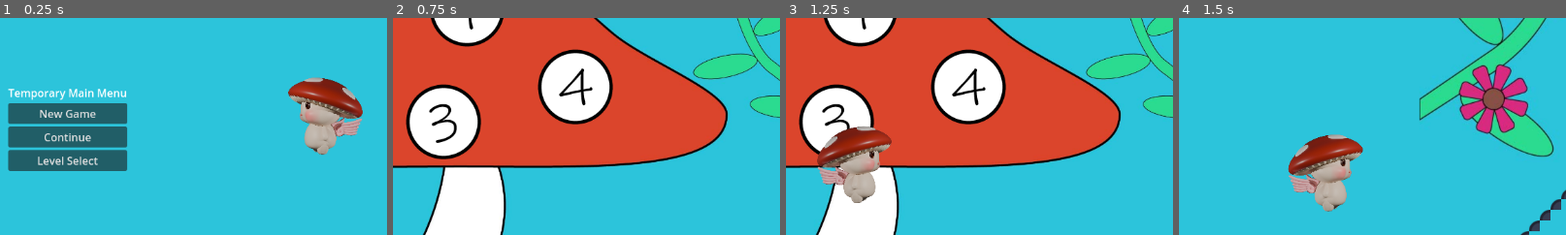
Above: before the commit, frames 1-4 (left to right).
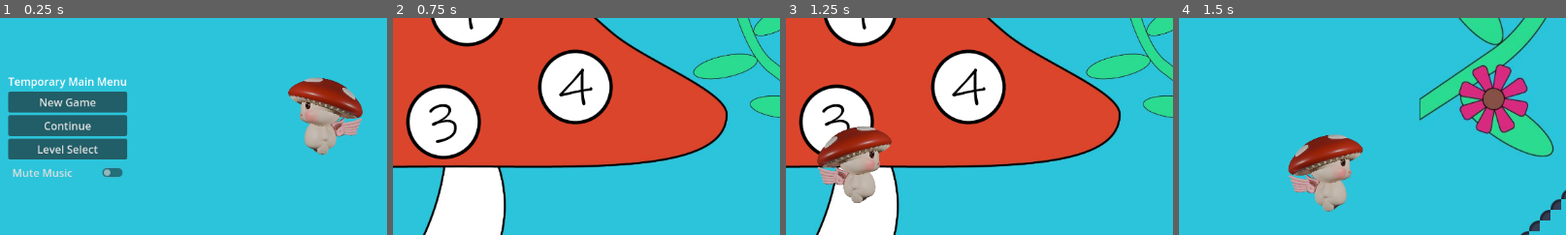
Above: after the commit, the same moments.

Repository: dustngroh/CapstoneProject
Game: Godot game, scene res://scenes/main/MainMenu.tscn
The game is run twice, just before and just after one commit, with the same random seed, the same clock (stepped at 60 frames per second) and the same inputs. The engine's default icon, where the game draws it, is replaced by a stand-in: a white triangle on a blue panel in a dark square.
Inputs (mouse positions are % of the whole screen's width and height, from its top left):
- Up to frame 1 (0.25 s): no input
- Up to frame 2 (0.75 s): click "Level Select" at 0.5 s
- Up to frame 3 (1.25 s): no input
- Up to frame 4 (1.5 s): click (35, 39) at 1.25 s
The pictures show only the part of the screen within x 41-91%, y 25-75%; the shares and areas given below are measured in that part.

The runs differ from the first frame. In frame 1, 7.2% of the frame differs, in the area x 2-33%, y 27-74%; in frame 2, nothing differs; in frame 3, nothing differs; in frame 4, nothing differs.

Commit message:
Add mute button. Moved entities into scenes folder.

Diff:
--- a/run-game/scenes/common/level_select/level_select.tscn
+++ b/run-game/scenes/common/level_select/level_select.tscn
@@ -8,7 +8,7 @@
 [ext_resource type="Texture2D" uid="uid://d1f7rnc5pjacl" path="res://assets/level_select/buttons/level3.png" id="5_jh2q4"]
 [ext_resource type="Texture2D" uid="uid://dk032qsjsxj5t" path="res://assets/level_select/buttons/level2_hover.png" id="6_1unou"]
 [ext_resource type="Texture2D" uid="uid://ckovbay8nj5dg" path="res://assets/level_select/buttons/level4.png" id="6_tyy1x"]
-[ext_resource type="PackedScene" uid="uid://bh68ke5pd617u" path="res://entities/characters/player/character_body_2d.tscn" id="9_gebnq"]
+[ext_resource type="PackedScene" uid="uid://bh68ke5pd617u" path="res://scenes/entities/characters/player/character_body_2d.tscn" id="9_gebnq"]
 
 [sub_resource type="SegmentShape2D" id="SegmentShape2D_b1pmp"]
 a = Vector2(-2000, 0)
--- a/run-game/entities/characters/player/character_body_2d.tscn
+++ b/run-game/scenes/entities/characters/player/character_body_2d.tscn
@@ -1,6 +1,6 @@
 [gd_scene load_steps=5 format=3 uid="uid://bh68ke5pd617u"]
 
-[ext_resource type="Script" path="res://entities/characters/player/character_body_2d.gd" id="1_ll5kr"]
+[ext_resource type="Script" path="res://scenes/entities/characters/player/character_body_2d.gd" id="1_ll5kr"]
 [ext_resource type="Texture2D" uid="uid://drjo7l3oubjxa" path="res://assets/character/mushroom_character_side.png" id="2_yeftb"]
 [ext_resource type="Texture2D" uid="uid://g5nrjet5pv20" path="res://assets/character/mushroom_character_down_terribleversion.png" id="3_fik6o"]
 
--- a/run-game/scenes/levels/BaseLevel.tscn
+++ b/run-game/scenes/levels/BaseLevel.tscn
@@ -1,7 +1,7 @@
 [gd_scene load_steps=6 format=3 uid="uid://ds5twxhi7yq7j"]
 
 [ext_resource type="Script" path="res://scenes/levels/base_level.gd" id="1_3y0r6"]
-[ext_resource type="PackedScene" uid="uid://bh68ke5pd617u" path="res://entities/characters/player/character_body_2d.tscn" id="2_qdxsp"]
+[ext_resource type="PackedScene" uid="uid://bh68ke5pd617u" path="res://scenes/entities/characters/player/character_body_2d.tscn" id="2_qdxsp"]
 [ext_resource type="PackedScene" uid="uid://c7dcnp2hndaih" path="res://scenes/common/win_zone.tscn" id="2_yau4l"]
 [ext_resource type="PackedScene" uid="uid://dhikxsmxr43ju" path="res://scenes/common/ResultsScreen.tscn" id="3_abmcm"]
 
--- a/run-game/scenes/levels/main_levels/level_4.tscn
+++ b/run-game/scenes/levels/main_levels/level_4.tscn
@@ -3,7 +3,7 @@
 [ext_resource type="PackedScene" uid="uid://ds5twxhi7yq7j" path="res://scenes/levels/BaseLevel.tscn" id="1_islso"]
 [ext_resource type="Texture2D" uid="uid://cgxc1wnbj8dl7" path="res://assets/level_select/level map.jpg" id="2_4i1cn"]
 [ext_resource type="TileSet" uid="uid://cpgcav0o3xltg" path="res://scenes/levels/test_levels/test_tile_set.tres" id="2_me2ul"]
-[ext_resource type="PackedScene" uid="uid://b83jnvp62cq81" path="res://entities/obstacles/dummy_ball.tscn" id="3_egd4i"]
+[ext_resource type="PackedScene" uid="uid://b83jnvp62cq81" path="res://scenes/entities/obstacles/dummy_ball.tscn" id="3_egd4i"]
 
 [node name="Level4" instance=ExtResource("1_islso")]
 
--- a/run-game/scenes/levels/test_levels/test_level.tscn
+++ b/run-game/scenes/levels/test_levels/test_level.tscn
@@ -1,7 +1,7 @@
 [gd_scene load_steps=5 format=4 uid="uid://4hfnftw7cqmp"]
 
 [ext_resource type="Texture2D" uid="uid://c1080on1m3e5n" path="res://assets/icon.svg" id="1_acb5b"]
-[ext_resource type="PackedScene" uid="uid://bh68ke5pd617u" path="res://entities/characters/player/character_body_2d.tscn" id="2_xt04c"]
+[ext_resource type="PackedScene" uid="uid://bh68ke5pd617u" path="res://scenes/entities/characters/player/character_body_2d.tscn" id="2_xt04c"]
 
 [sub_resource type="TileSetAtlasSource" id="TileSetAtlasSource_77d05"]
 texture = ExtResource("1_acb5b")
--- a/run-game/scenes/levels/test_levels/tile_map_layer.tscn
+++ b/run-game/scenes/levels/test_levels/tile_map_layer.tscn
@@ -2,9 +2,9 @@
 
 [ext_resource type="TileSet" uid="uid://cpgcav0o3xltg" path="res://scenes/levels/test_levels/test_tile_set.tres" id="1_8gpsi"]
 [ext_resource type="Script" path="res://scenes/levels/test_levels/tile_map_layer.gd" id="2_hvhc2"]
-[ext_resource type="PackedScene" uid="uid://bh68ke5pd617u" path="res://entities/characters/player/character_body_2d.tscn" id="2_r2vip"]
+[ext_resource type="PackedScene" uid="uid://bh68ke5pd617u" path="res://scenes/entities/characters/player/character_body_2d.tscn" id="2_r2vip"]
 [ext_resource type="PackedScene" uid="uid://dhikxsmxr43ju" path="res://scenes/common/ResultsScreen.tscn" id="3_p1uea"]
-[ext_resource type="PackedScene" uid="uid://b83jnvp62cq81" path="res://entities/obstacles/dummy_ball.tscn" id="3_qdgnk"]
+[ext_resource type="PackedScene" uid="uid://b83jnvp62cq81" path="res://scenes/entities/obstacles/dummy_ball.tscn" id="3_qdgnk"]
 [ext_resource type="Script" path="res://scenes/levels/test_levels/label.gd" id="4_xayh8"]
 [ext_resource type="PackedScene" uid="uid://c7dcnp2hndaih" path="res://scenes/common/win_zone.tscn" id="5_lxsac"]
 [ext_resource type="Texture2D" uid="uid://c8j24cl2brs3l" path="res://assets/2d_lights_and_shadows_neutral_point_light.webp" id="6_4g2ta"]
--- a/run-game/scenes/main/MainMenu.tscn
+++ b/run-game/scenes/main/MainMenu.tscn
@@ -1,7 +1,7 @@
 [gd_scene load_steps=3 format=3 uid="uid://dlxl0dsaj7hws"]
 
 [ext_resource type="Script" path="res://scenes/main/main_menu.gd" id="1_otjms"]
-[ext_resource type="PackedScene" uid="uid://bh68ke5pd617u" path="res://entities/characters/player/character_body_2d.tscn" id="2_01mn5"]
+[ext_resource type="PackedScene" uid="uid://bh68ke5pd617u" path="res://scenes/entities/characters/player/character_body_2d.tscn" id="2_01mn5"]
 
 [node name="MainMenu" type="Control"]
 layout_mode = 3
@@ -52,6 +52,10 @@
 layout_mode = 2
 text = "Level Select"
 
+[node name="MuteButton" type="CheckButton" parent="VBoxContainer"]
+layout_mode = 2
+text = "Mute Music"
+
 [node name="Character1Holder" type="Control" parent="."]
 layout_mode = 1
 anchors_preset = 4
@@ -84,3 +88,4 @@
 [connection signal="pressed" from="VBoxContainer/NewGameButton" to="." method="_on_new_game_button_pressed"]
 [connection signal="pressed" from="VBoxContainer/ContinueButton" to="." method="_on_continue_button_pressed"]
 [connection signal="pressed" from="VBoxContainer/LevelSelectButton" to="." method="_on_level_select_button_pressed"]
+[connection signal="toggled" from="VBoxContainer/MuteButton" to="." method="_on_mute_button_toggled"]
--- a/run-game/scenes/main/main_menu.gd
+++ b/run-game/scenes/main/main_menu.gd
@@ -10,6 +10,8 @@
 	$Character2Holder/Character2/Camera2D.enabled = false
 	$Character2Holder/Character2.gravity = 0
 	$Character2Holder/Character2.scale.x = -1
+
+	$VBoxContainer/MuteButton.set_pressed_no_signal(MusicManager.is_muted)
 
 
 # Called every frame. 'delta' is the elapsed time since the previous frame.
@@ -27,3 +29,7 @@
 
 func _on_level_select_button_pressed() -> void:
 	get_tree().change_scene_to_file("res://scenes/common/level_select/level_select.tscn")
+
+
+func _on_mute_button_toggled(toggled_on: bool) -> void:
+	MusicManager.toggle_mute()
--- a/run-game/scripts/music_manager.gd
+++ b/run-game/scripts/music_manager.gd
@@ -1,6 +1,8 @@
 extends Node
 
 var music_player: AudioStreamPlayer
+
+var is_muted : bool = false
 
 func _ready():
 	if music_player == null:
@@ -21,8 +23,20 @@
 	if new_song:
 		music_player.stream = new_song
 		music_player.stream.loop = true
-		music_player.play()
+		update_music()  # Ensure the music starts or stops based on the mute state
 
 # Function to stop the music
 func stop_music():
 	music_player.stop()
+
+# Function to toggle mute state
+func toggle_mute():
+	is_muted = !is_muted
+	update_music()
+
+# Function to update music based on mute state
+func update_music():
+	if is_muted:
+		music_player.stop()  # Stop music if muted
+	else:
+		music_player.play()  # Play music if not muted
Renamed: run-game/entities/characters/player/character_body_2d.gd -> run-game/scenes/entities/characters/player/character_body_2d.gd
Renamed: run-game/entities/obstacles/dummy_ball.tscn -> run-game/scenes/entities/obstacles/dummy_ball.tscn
